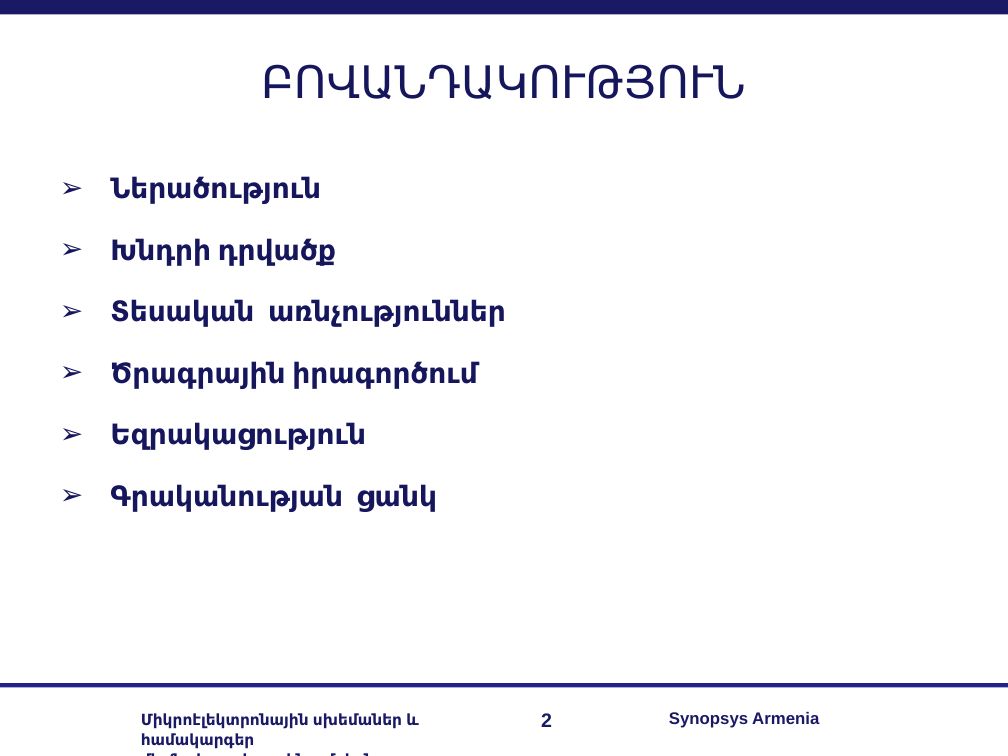
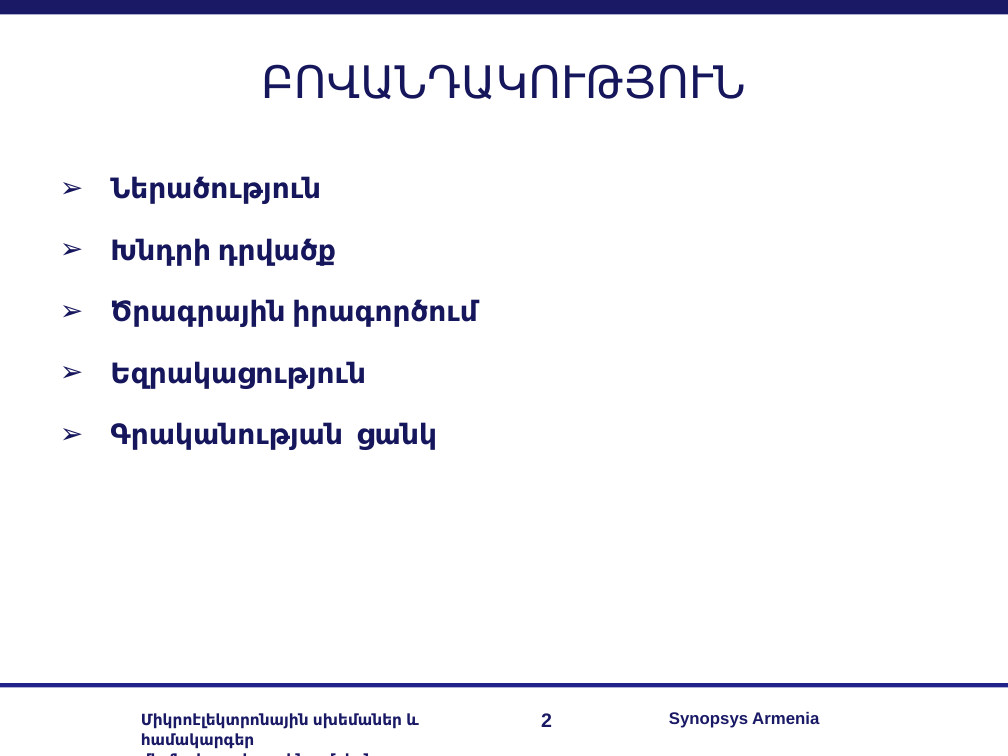
Before and after one commit to RazKarapetyan/Diploma_Final_Files, a slide deck: slide 2 of My Diploma/slides.ppt. Drawn at 1008x756 pixels with LibreOffice and Linux fonts; fonts in the diff are those of the drawing; background and template pictures are left out. Boxes give left, top, right and bottom in pixels: in the first picture for what was removed or moved away, otherwise in the second. Text is boxed around its words. In the diff, an @@ line names an element or a change of style, - is before the commit and + after.

```diff
--- a/My Diploma/slides.ppt
+++ b/My Diploma/slides.ppt
@@ text at bbox=[110, 299, 506, 327]: paragraph removed @@
-➢ Տեսական առնչություններ
```
Also in this commit, not shown: 2 other slides changed, 6 slides added, 4 slides removed.
